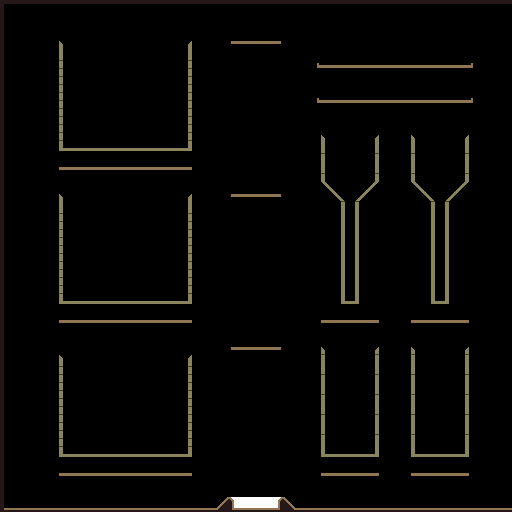
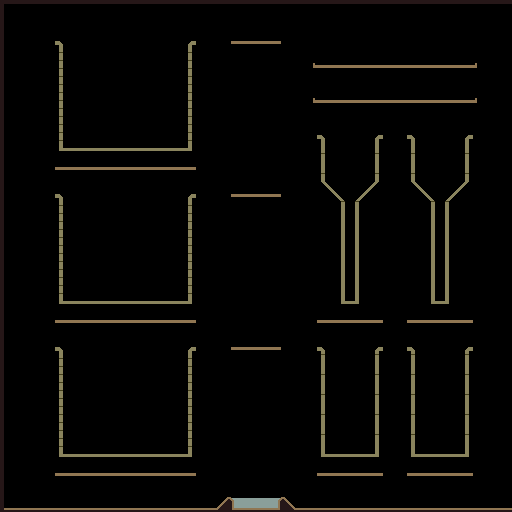
Layered file, before and after one edit (w=512, h=512). Changes by layer:
painted on "bigv" over [55, 41, 477, 508]
added layer "bigv copy" above "scene_2.png" over [55, 41, 477, 508]
showed "scene_2.png", painted on it over [55, 41, 477, 508]
